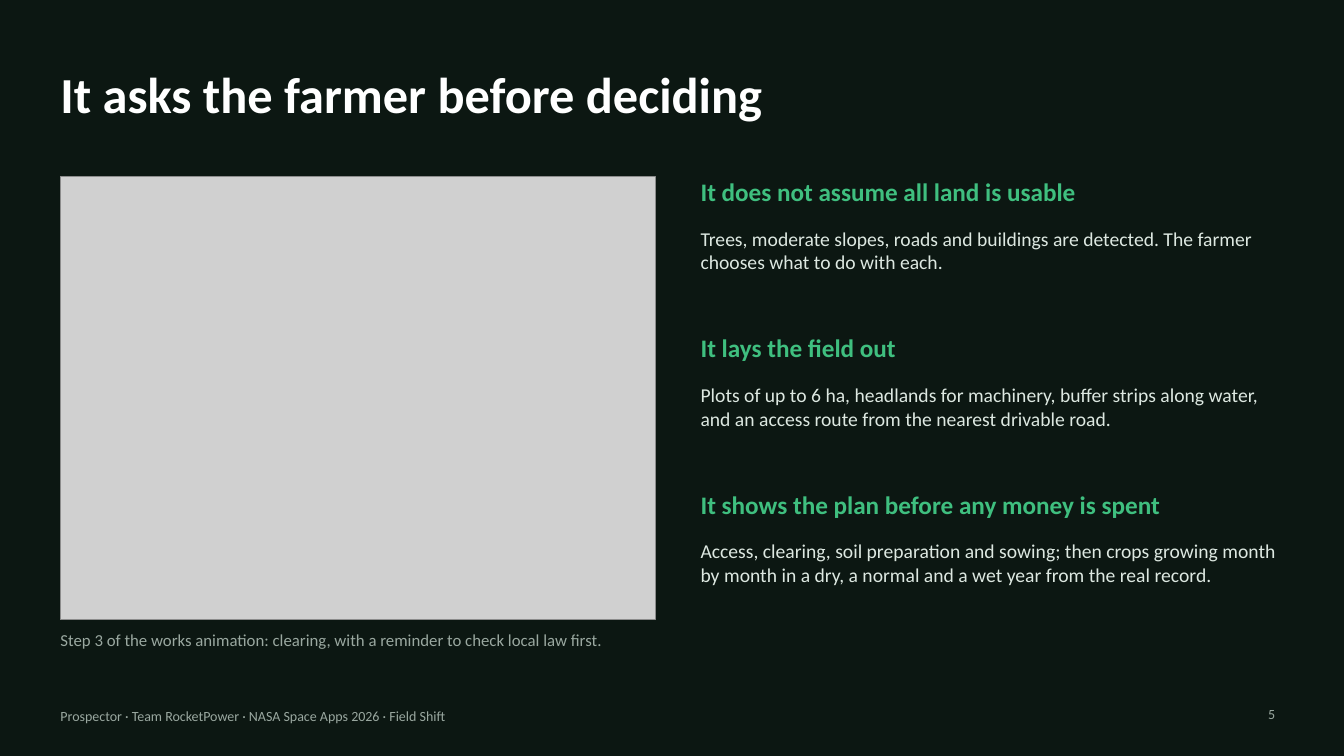
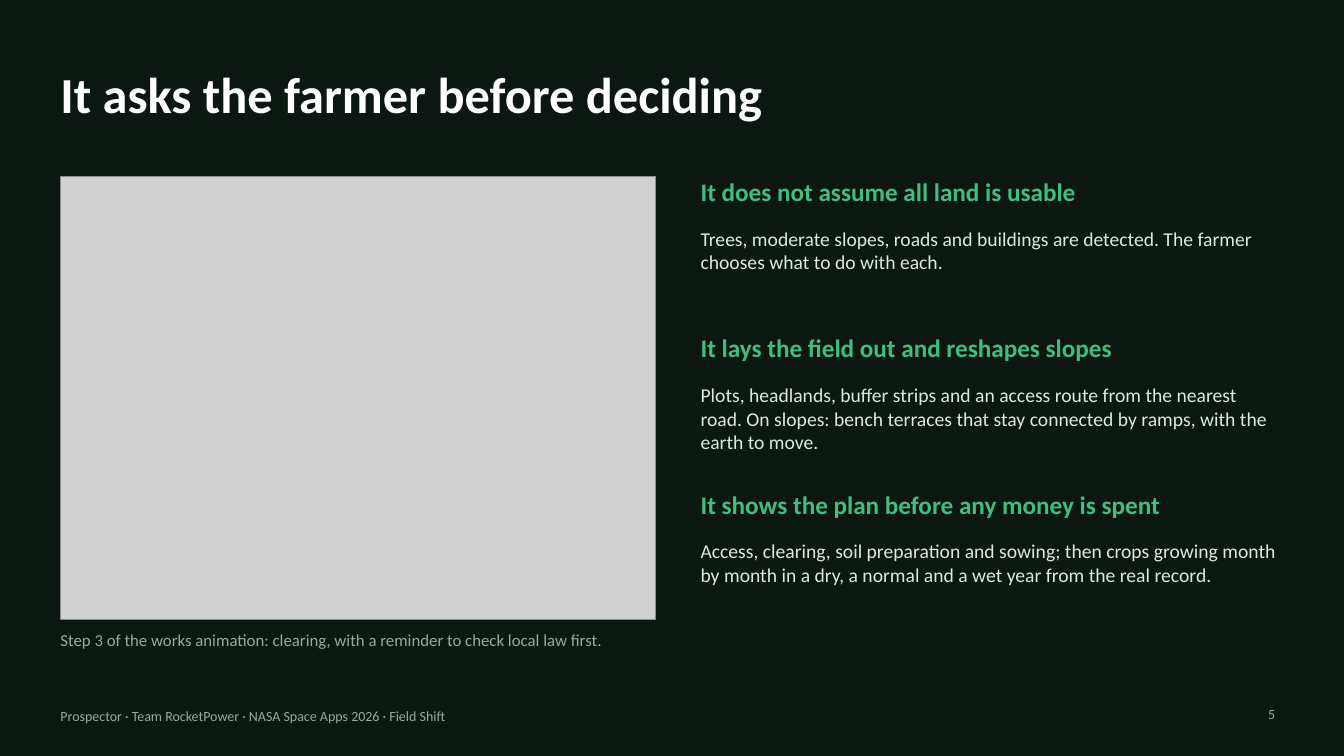
Before and after one commit to fergomezs2024/prospector-field-shift, a slide deck: slide 5 of docs/demo/Prospector_RocketPower_demo.pptx. Drawn at 1344x756 pixels with LibreOffice and Linux fonts; fonts in the diff are those of the drawing; grey boxes stand for pictures. Boxes give left, top, right and bottom in pixels: in the first picture for what was removed or moved away, otherwise in the second. Text is boxed around its words. In the diff, an @@ line names an element or a change of style, - is before the commit and + after.

```diff
--- a/docs/demo/Prospector_RocketPower_demo.pptx
+++ b/docs/demo/Prospector_RocketPower_demo.pptx
@@ text at <box>701,339,1112,361</box>: text changed @@
-It lays the field out
+It lays the field out and reshapes slopes
@@ text at <box>701,388,1267,449</box>: text changed @@
-Plots of up to 6 ha, headlands for machinery, buffer strips along water, and an access route from the nearest drivable road.
+Plots, headlands, buffer strips and an access route from the nearest road. On slopes: bench terraces that stay connected by ramps, with the earth to move.
```
Also in this commit, not shown: 3 other slides changed, 18 other files.
